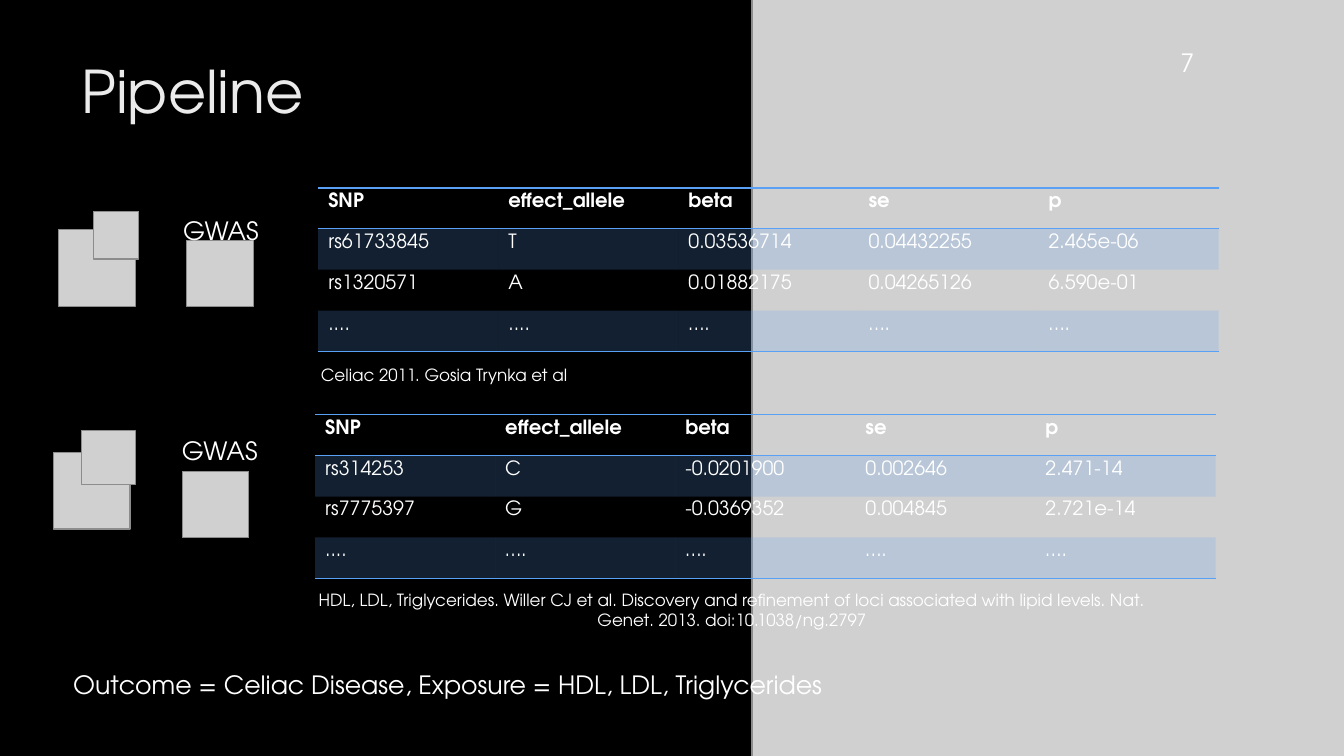
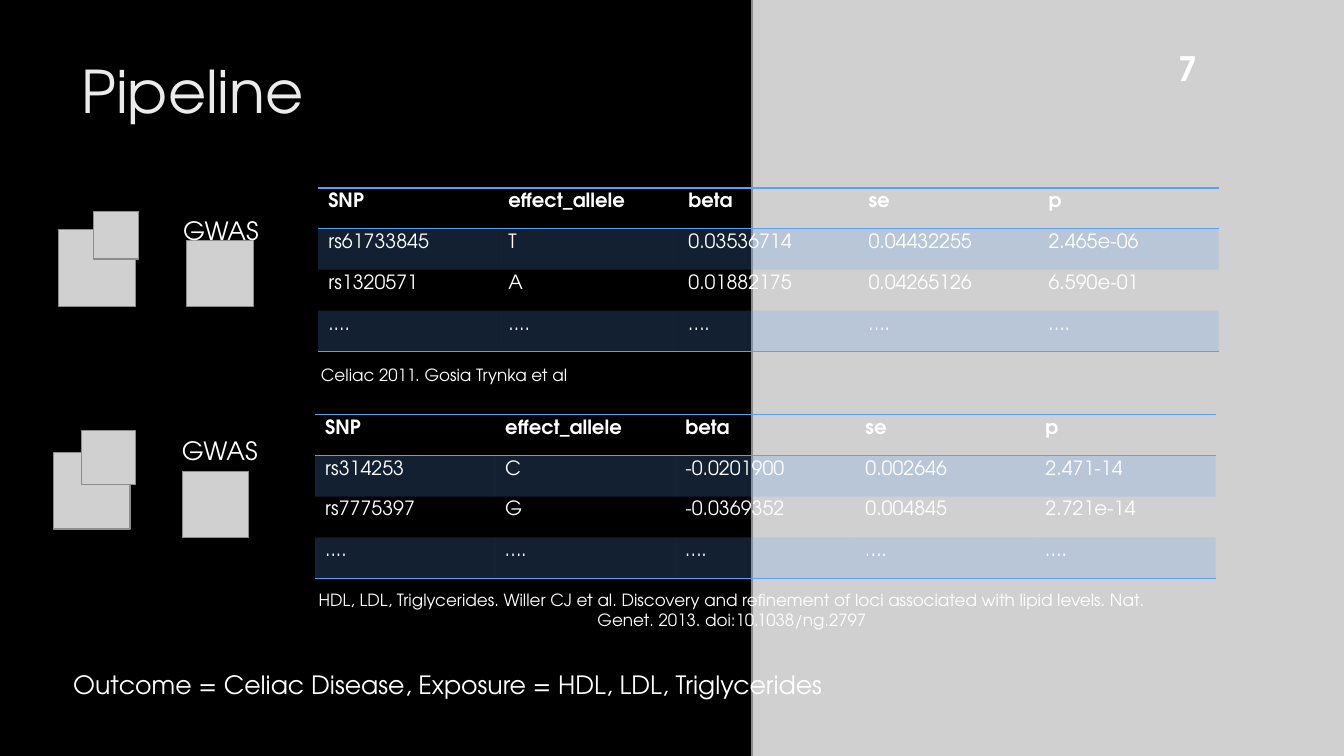
Before and after one commit to matthijsknigge/mendelianrandomization, a slide deck: slide 7 of internship/CeliacDiseaseTriggers.pptx. Drawn at 1344x756 pixels with LibreOffice and Linux fonts; fonts in the diff are those of the drawing; grey boxes stand for pictures; background and template pictures are left out. Boxes give left, top, right and bottom in pixels: in the first picture for what was removed or moved away, otherwise in the second. Text is boxed around its words. In the diff, an @@ line names an element or a change of style, - is before the commit and + after.

```diff
--- a/internship/CeliacDiseaseTriggers.pptx
+++ b/internship/CeliacDiseaseTriggers.pptx
@@ text "7" at (x1=1178, y1=57, x2=1197, y2=81): size 18 to 24 pt, bold on @@
```
Also in this commit, not shown: 9 other slides changed, 2 slides added, 4 other files.
